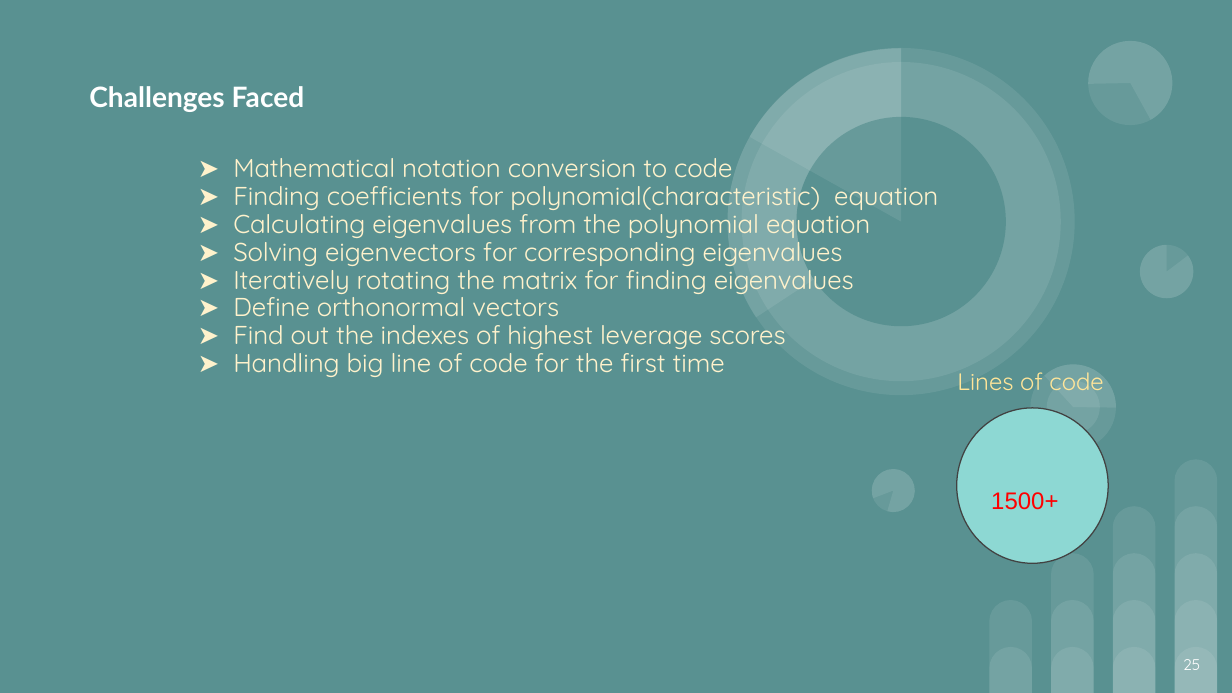
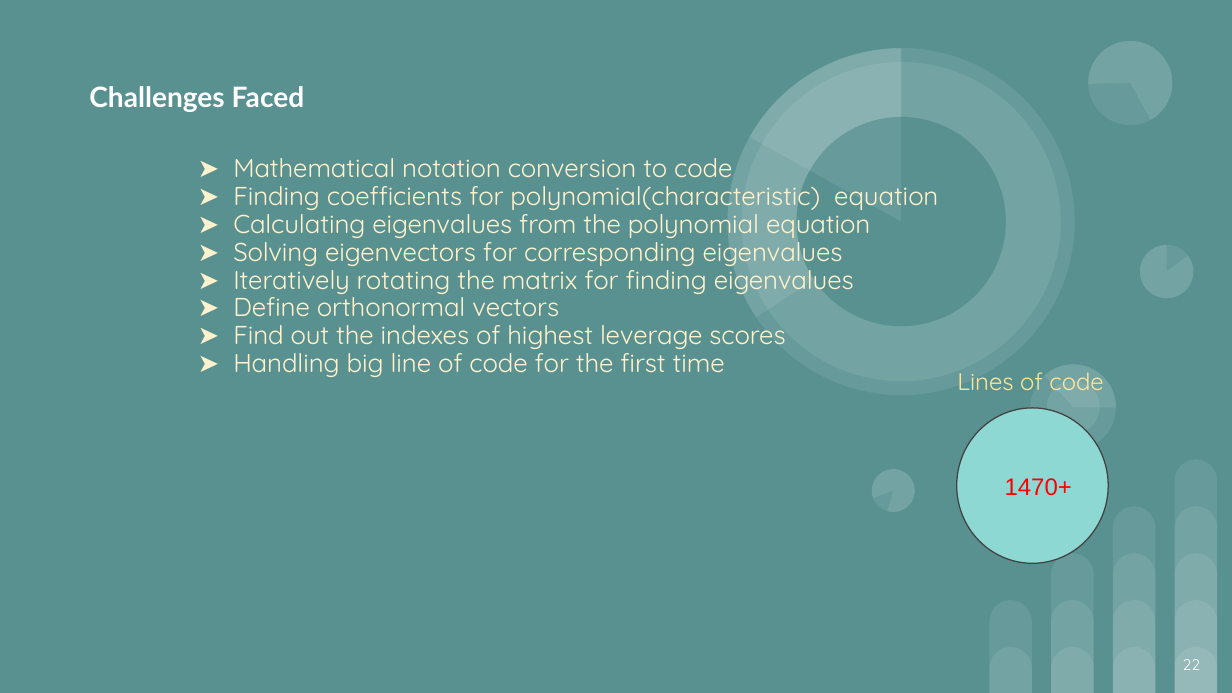
Before and after one commit to Juriez/SPL-1, a slide deck: slide 22 of Final Slide.pptx (slide 25 before the commit). Drawn at 1232x693 pixels with LibreOffice and Linux fonts; fonts in the diff are those of the drawing. Boxes give left, top, right and bottom in pixels: in the first picture for what was removed or moved away, otherwise in the second. Text is boxed around its words. In the diff, an @@ line names an element or a change of style, - is before the commit and + after.

```diff
--- a/Final Slide.pptx
+++ b/Final Slide.pptx
@@ text in ellipse at [1005, 478, 1072, 496]: text changed @@
-1500+
+1470+
@@ page number at [1183, 659, 1200, 670]: text changed @@
-25
+22
```
Also in this commit, not shown: 12 other slides changed, 1 slide added, 4 slides removed.
